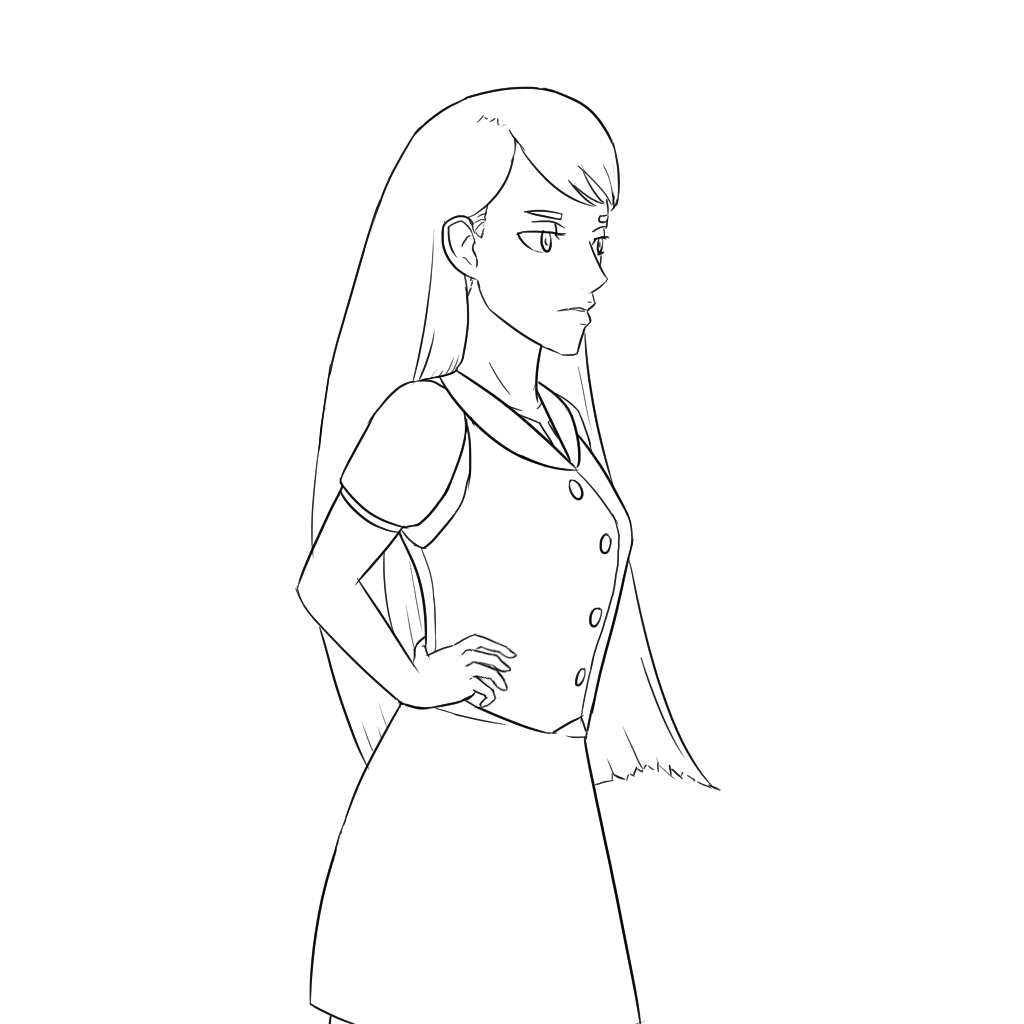
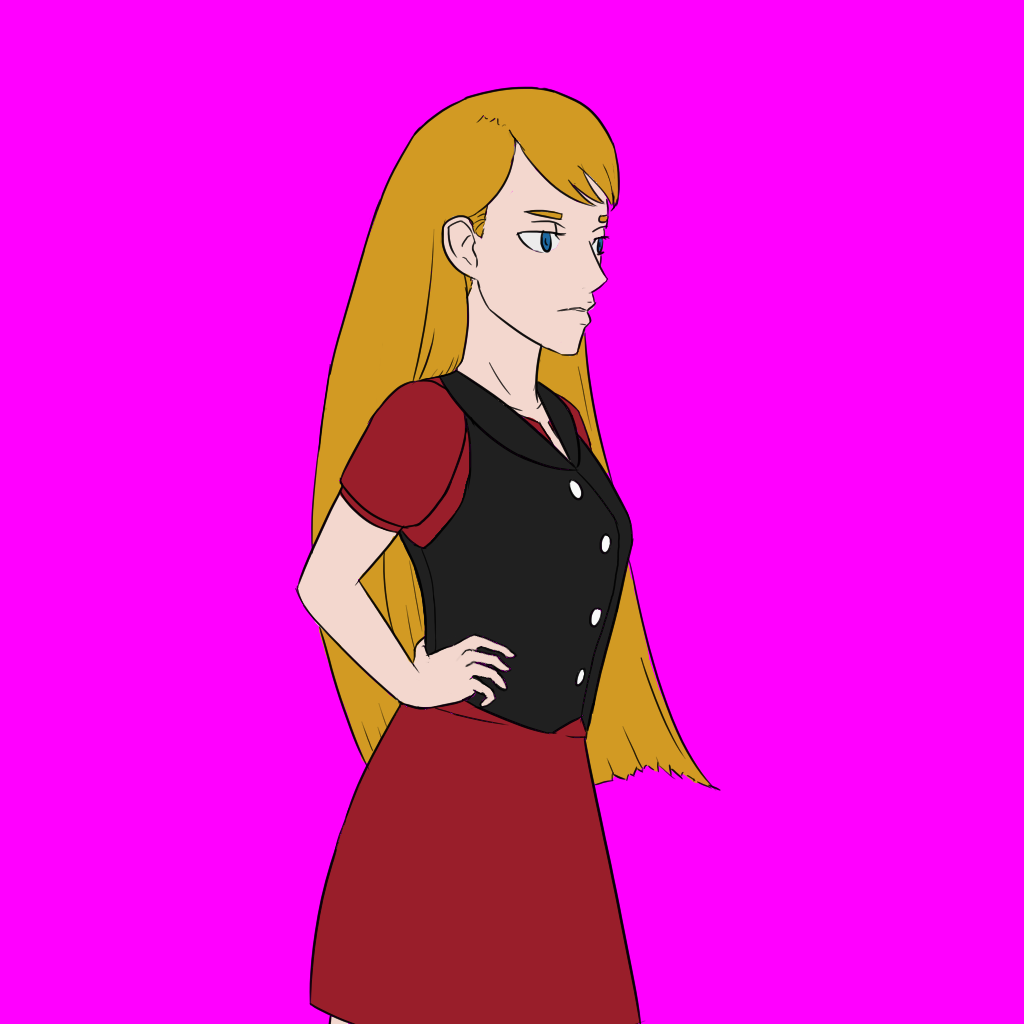
Layered file, before and after one edit (1024×1024). Changes by layer:
painted on "line" over [308, 549, 360, 586]
added layer "base colors" in group "Character" over [298, 89, 711, 1024]
showed "Layer 20" over [0, 0, 1024, 1024]
